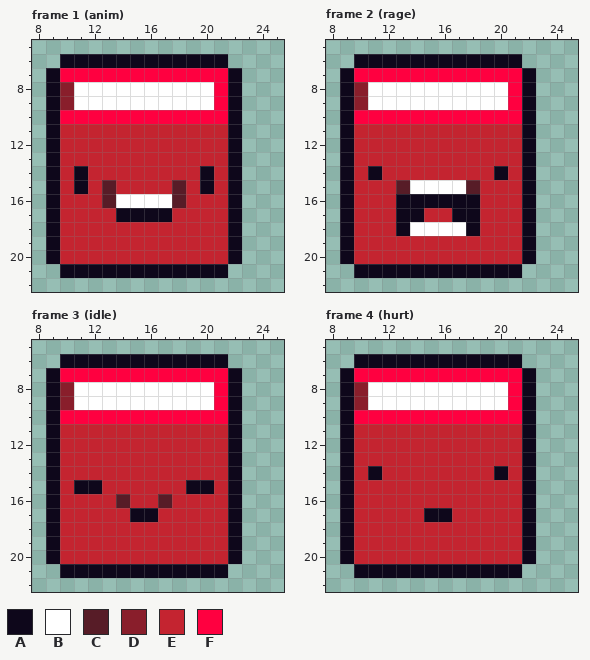
One commit to this pixel-art file: core/assets/ase/actor_cuok.ase. This is how it looked before the edit.
32x32 pixels, 8 frames. Shown: frame 1 (anim): x 8..25, y 5..22; frame 2 (rage): x 8..25, y 5..22; frame 3 (idle): x 8..25, y 5..22; frame 4 (hurt): x 8..25, y 5..22. The commit also changed other frames, which this record leaves out.
Palette (. is transparent): A #0e071b  B #ffffff  C #571c27  D #891e2b  E #c42430  F #ff0040
And afterwards:
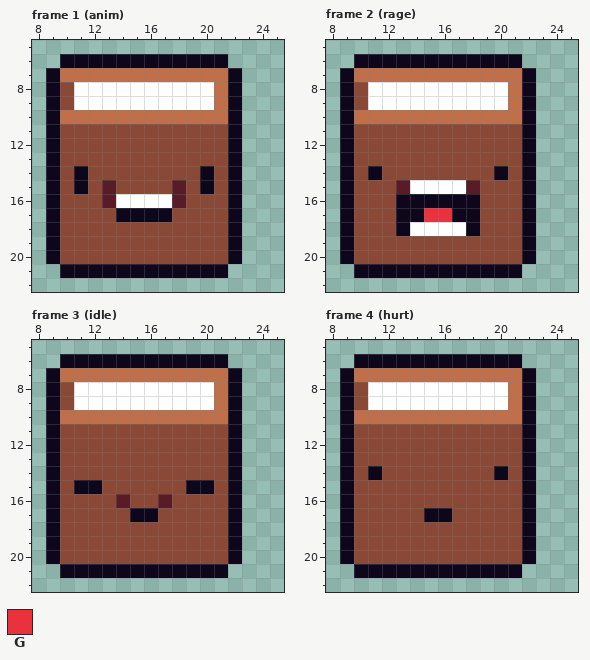
Colours new in this view: G #ea323c
The exact change:
layer "green" added
layer "cyan" added
layer "yellow" added
layer "brown" added
@@ palette @@
-E #c42430
+E #8a4836
-F #ff0040
+F #bf6f4a
--- frame 1 (anim), layer "brown"
@@ x 8..12 @@
  7 .AFFF
- 8 .ADBB
- 9 .ADBB
+ 8 .AEBB
+ 9 .AEBB
 10 .AFFF
--- frame 2 (rage), layer "brown"
@@ x 8..12 @@
  7 .AFFF
- 8 .ADBB
- 9 .ADBB
+ 8 .AEBB
+ 9 .AEBB
 10 .AFFF
@@ x 13..18 @@
 16 AAAAAA
-17 AAEEAA
+17 AAGGAA
 18 ABBBBA
--- frame 3 (idle), layer "brown": the same change as frame 1 (anim)
--- frame 4 (hurt), layer "brown": the same change as frame 1 (anim)
